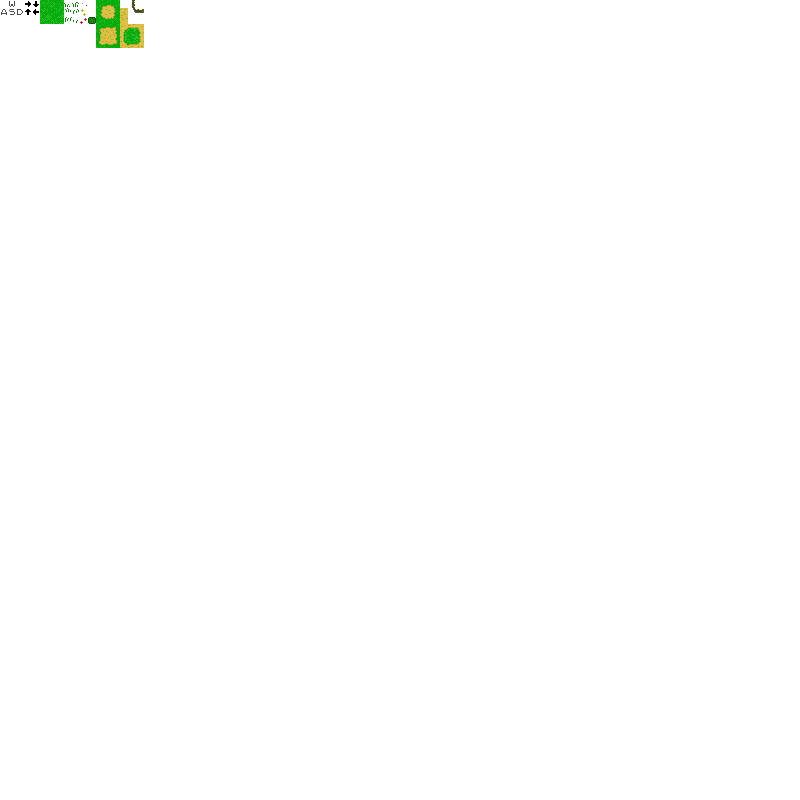
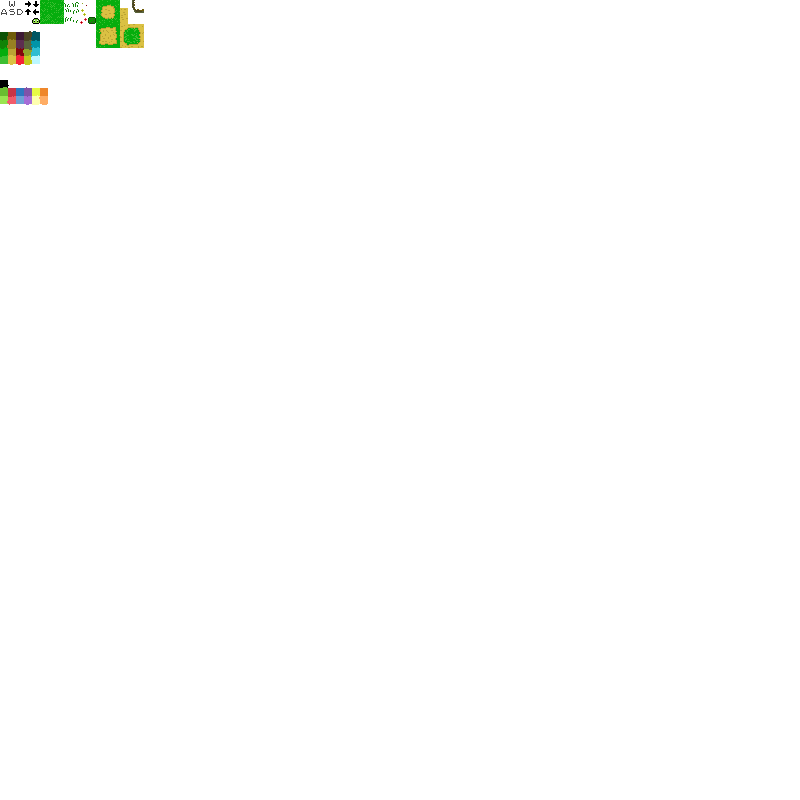
Layered file, before and after one edit (800×800). Changes by layer:
showed "slime ref", painted on it over [left=0, top=18, right=48, bottom=105]
added layer "pallete" above "hill" over [left=0, top=18, right=48, bottom=105]
painted on "path" over [left=0, top=18, right=48, bottom=105]
painted on "grass details" over [left=24, top=18, right=40, bottom=64]
painted on "grass" (2nd of 2, in "grass") over [left=0, top=18, right=40, bottom=64]
painted on "arrows" over [left=0, top=18, right=48, bottom=105]
